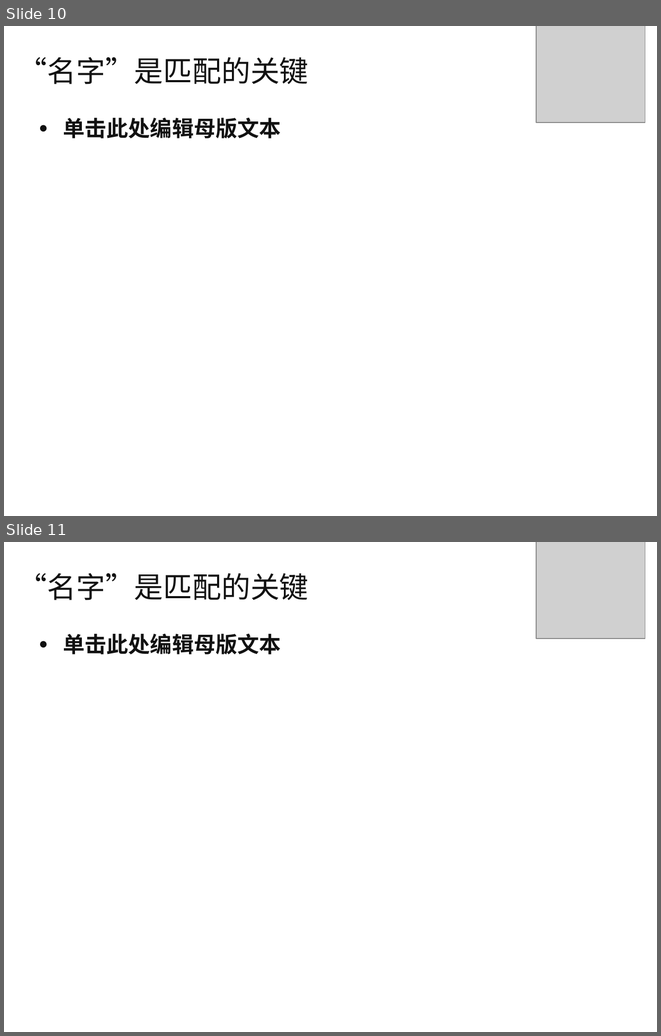
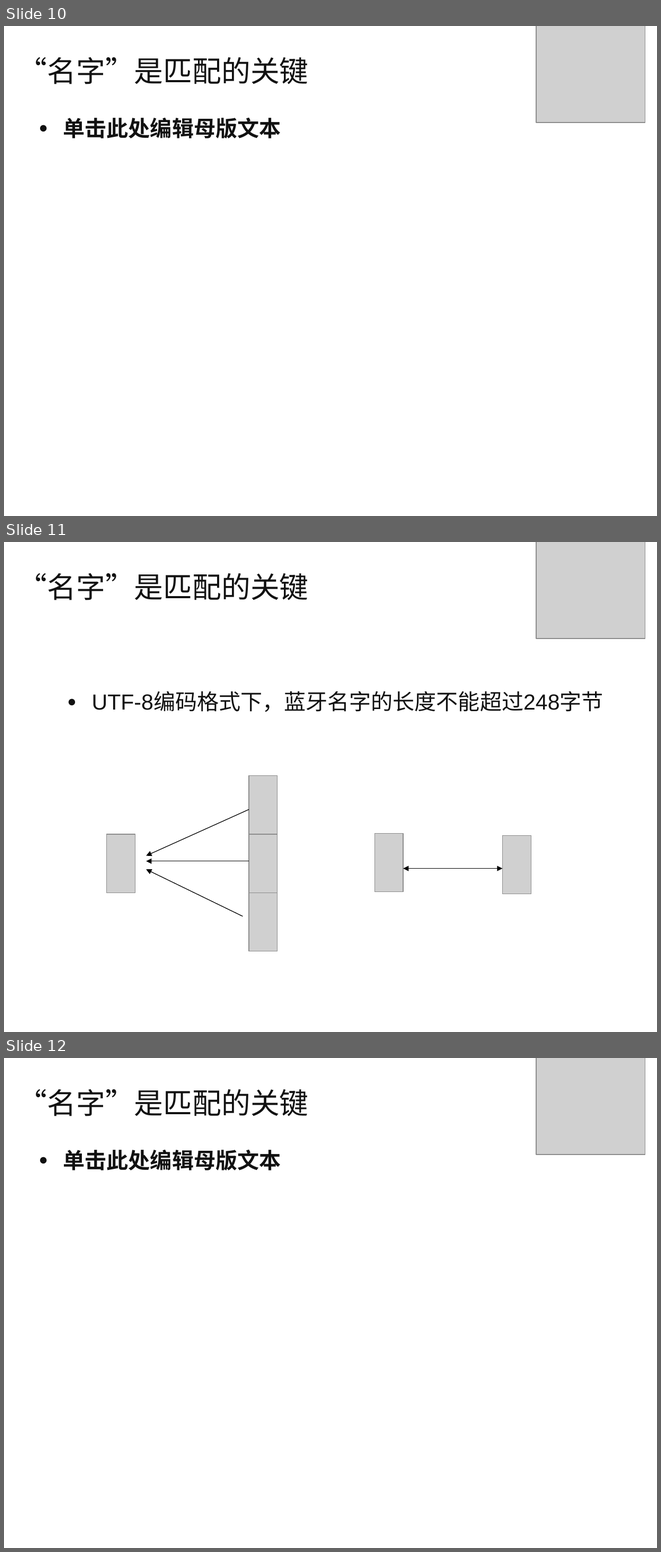
Before and after one commit to qwordy/Meet, a slide deck: doc/高级软件工程中期答辩-第六组.pptx. Shown one above the other, each under a label of ours: slides 10 and 11 before the commit, slides 10, 11 and 12 after it. The pictures are 661x1036 and 661x1552 pixels, drawn with LibreOffice and Linux fonts; fonts in the diff are those of the drawing; grey boxes stand for pictures; background and template pictures are left out. Boxes give left, top, right and bottom in pixels: in the first picture for what was removed or moved away, otherwise in the second. Text is boxed around its words. In the diff, an @@ line names an element or a change of style, - is before the commit and + after.

```diff
--- a/doc/高级软件工程中期答辩-第六组.pptx
+++ b/doc/高级软件工程中期答辩-第六组.pptx
@@ slide 11 added at box(4, 542, 657, 1032), background picture (left out) @@
@@ picture added at box(536, 542, 645, 638) @@
@@ title added at box(18, 573, 309, 600), 32 pt, text #111111 @@
+“名字”是匹配的关键
@@ text added at box(92, 692, 603, 712), 24 pt, text #111111 @@
+    ● UTF-8编码格式下，蓝牙名字的长度不能超过248字节
@@ picture added at box(249, 776, 277, 835) @@
@@ arrow added from (249, 809) to (147, 855), #000000 0.75 pt @@
@@ picture added at box(106, 834, 135, 893) @@
@@ picture added at box(249, 834, 277, 893) @@
@@ picture added at box(375, 833, 404, 892) @@
@@ picture added at box(502, 835, 531, 894) @@
@@ arrow added from (249, 861) to (147, 861), #000000 0.75 pt @@
@@ arrow added from (243, 916) to (147, 869), #000000 0.75 pt @@
@@ double arrow added from (403, 868) to (502, 868), #000000 0.75 pt @@
@@ picture added at box(249, 893, 277, 951) @@
@@ what was slide 11 is now slide 12 @@
```
Also in this commit, not shown: 5 slides changed, 3 other slides added, 3 slides removed.
